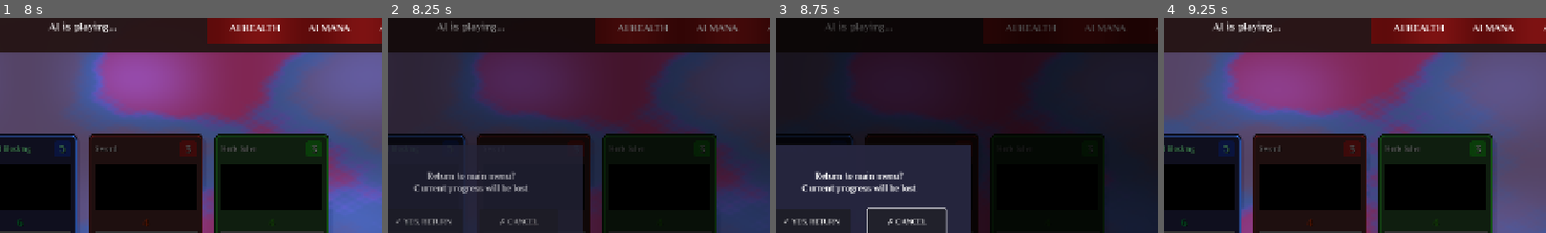
Above: before the commit, frames 1-4 (left to right).
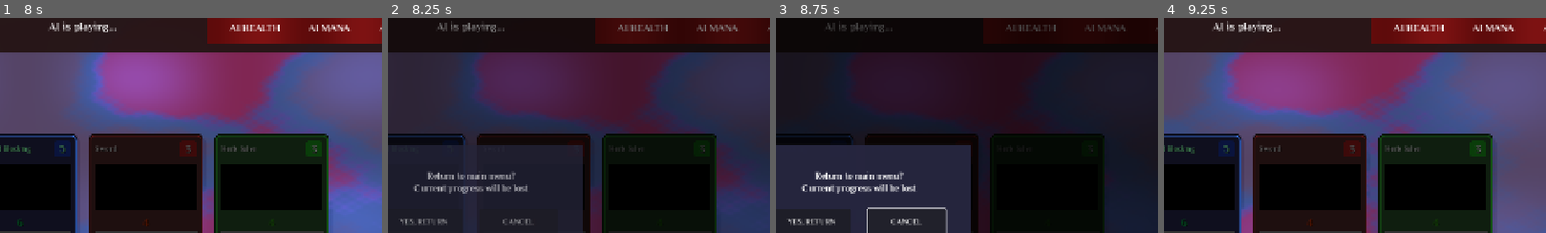
Above: after the commit, the same moments.

Repository: lextrack/Card-Vault-Keeper-Arena
Game: Godot game, scene res://scenes/MainMenu.tscn
Same seed, same stepped clock (60 frames per second), same inputs: the game is played once before the commit and once after it. Video files are missing from this copy of the repository; at most half a second of black plays in their place. Sound files missing from this copy of the repository are replaced by a short silence.
Inputs (mouse positions are % of the whole screen's width and height, from its top left):
- Up to frame 1 (8 s): click "START GAME" at 0.5 s; click "START GAME" at 1.25 s; click "PLAY NORMAL" at 2 s; click "PLAY NORMAL" at 2.75 s; tap Enter (game_select) at 3.5 s; move the mouse to (72, 45) at 3.52 s; hold Right (ui_right) 3.53-4.25 s; hold C (ChallengeHub_access) 3.53-4.25 s; click (72, 45) at 3.67 s; drag from (17, 55) to (45, 70) at 4.27 s; move the mouse to (25, 55) at 5.02 s; hold Right (ui_right) 5.03-5.75 s; hold H (game_controls) 5.03-5.75 s; click (25, 55) at 5.17 s; drag from (42, 55) to (20, 35) at 5.77 s; drag from (58, 55) to (55, 50) at 6.52 s; drag from (75, 55) to (35, 25) at 7.27 s
- Up to frame 2 (8.25 s): move the mouse to (55, 50) at 8.02 s; hold Escape (game_back) from 8.03 s (still down); hold H (game_controls) from 8.03 s (still down); click (55, 50) at 8.17 s
- Up to frame 3 (8.75 s): keep holding Escape (game_back); keep holding H (game_controls)
- Up to frame 4 (9.25 s): release Escape (game_back) at 8.75 s; release H (game_controls) at 8.75 s; click "✗ CANCEL" (after the commit: "CANCEL") at 8.75 s
The pictures show only the part of the screen within x 39-89%, y 8-58%; the shares and areas given below are measured in that part.

Frame 1 is identical in both runs. In frame 2, 0.3% of the frame differs, in the area x 2-39%, y 93-97%; in frame 3, 0.4%, in the area x 2-40%, y 93-97%; in frame 4, nothing differs.

Commit message:
Remove unnecessary characters

Diff:
--- a/scripts/ExitConfirmationDialog.gd
+++ b/scripts/ExitConfirmationDialog.gd
@@ -12,8 +12,8 @@
 
 var custom_title: String = ""
 var custom_message: String = ""
-var confirm_text: String = "✓ YES, RETURN"
-var cancel_text: String = "✗ CANCEL"
+var confirm_text: String = "YES, RETURN"
+var cancel_text: String = "CANCEL"
 
 func setup(main: Control, title: String = "", message: String = ""):
 	main_scene = main
@@ -113,8 +113,8 @@
 
 func set_options_context():
 	custom_message = "Exit without saving?\nUnsaved changes will be lost"
-	confirm_text = "✓ YES, EXIT"
-	cancel_text = "✗ STAY IN MENU"
+	confirm_text = "YES, EXIT"
+	cancel_text = "STAY IN MENU"
 
 	if confirmation_label:
 		confirmation_label.text = custom_message
Not shown, changed: export_presets.cfg
